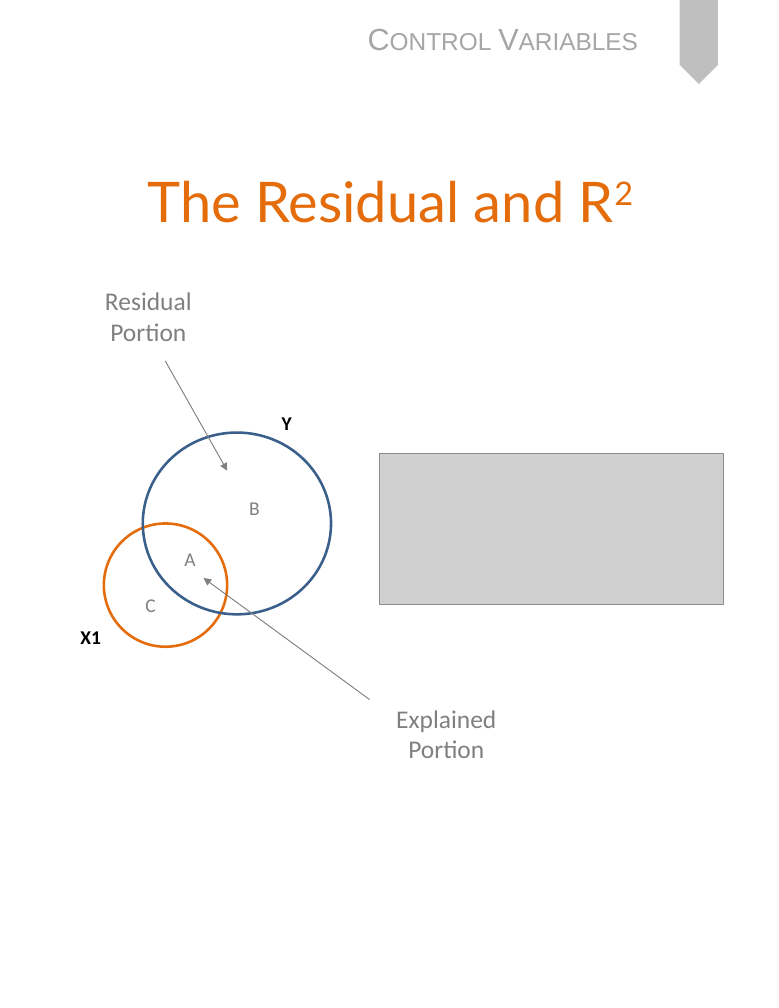
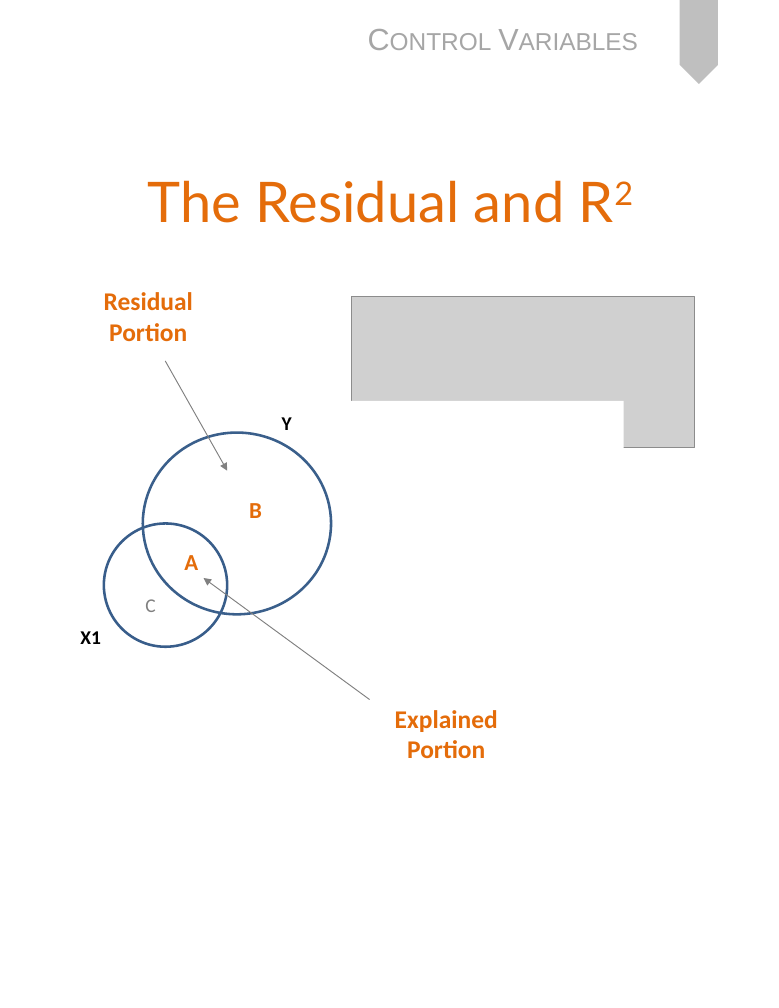
Before and after one commit to DS4PS/cpp-523-fall-2019, a slide deck: slide 8 of lectures/p-06-control-variables.pptx (slide 6 before the commit). Drawn at 779x1008 pixels with LibreOffice and Linux fonts; fonts in the diff are those of the drawing; grey boxes stand for pictures. Boxes give left, top, right and bottom in pixels: in the first picture for what was removed or moved away, otherwise in the second. Text is boxed around its words. In the diff, an @@ line names an element or a change of style, - is before the commit and + after.

```diff
--- a/lectures/p-06-control-variables.pptx
+++ b/lectures/p-06-control-variables.pptx
@@ text "Residual" at (x1=104, y1=292, x2=193, y2=342): text colour #808080 to #E46C0A, bold on @@
@@ picture added at (x1=351, y1=297, x2=695, y2=448) @@
@@ rectangle added at (x1=351, y1=400, x2=624, y2=461), fill #FFFFFF @@
@@ picture removed at (x1=379, y1=454, x2=723, y2=605) @@
@@ text "B" at (x1=249, y1=503, x2=262, y2=518): size 15.3 to 18 pt, text colour #808080 to #E46C0A, bold on @@
@@ ellipse at (x1=104, y1=523, x2=227, y2=647): outline #E46C0A 2 pt to #385D8A 2 pt @@
@@ text "A" at (x1=184, y1=555, x2=198, y2=570): size 15.3 to 18 pt, text colour #808080 to #E46C0A, bold on @@
@@ text "Explained Portion" at (x1=395, y1=710, x2=498, y2=759): text colour #808080 to #E46C0A, bold on @@
```
Also in this commit, not shown: 3 other slides changed, 2 slides added, 3 other files.
